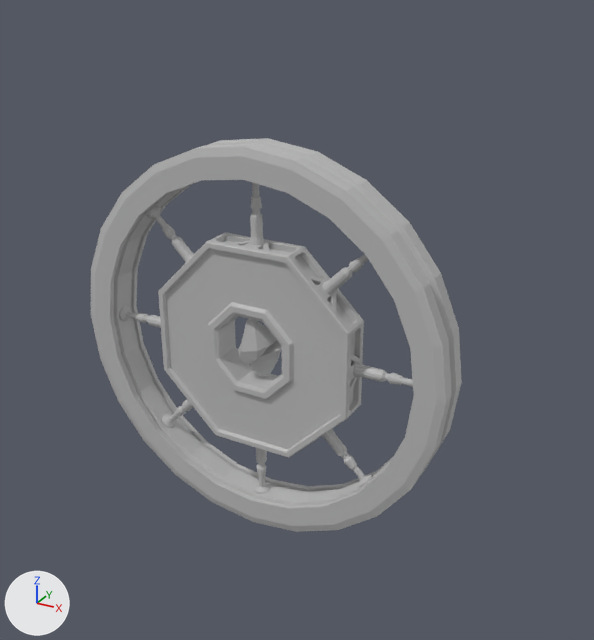
The FBX model Assets/_Game/Art/Entities/Characters/BossAnim/GBE_Boss_DramaticDeath.fbx as it was, and as the next commit left it.
Rendered twice from a 50 mm lens placed at (9.09, -14.65, 15.47), pointed at (0.65, 0.7, 7.8). Lighting does not change. The marker at lower left points along +X, +Y and +Z. Where no turn or scale is listed for an object, it has been applied to the vertices.

The first picture shows 'GBE_Boss_rig:boss_crystal_GEO', 'GBE_Boss_rig:boss_innerRing_GEO', 'GBE_Boss_rig:boss_outerRing_GEO', 'GBE_Boss_rig:boss_outerRing_support_GEO'.
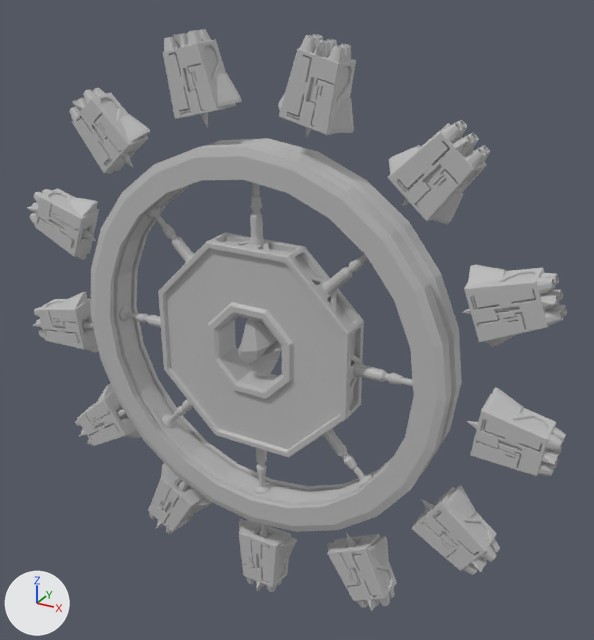
Location of each change, [x1, y1, x2, y2] in pixels of the pictures (594 x 640 px):
'GBE_Boss_rig:boss_weapon_09_GEO', shown
    after: [388, 120, 490, 224]
'GBE_Boss_rig:boss_weapon_10_GEO', shown
    after: [461, 265, 567, 347]
'GBE_Boss_rig:boss_weapon_08_GEO', shown
    after: [278, 34, 356, 138]
'GBE_Boss_rig:boss_weapon_11_GEO', shown
    after: [466, 387, 566, 476]
'GBE_Boss_rig:boss_weapon_07_GEO', shown
    after: [163, 29, 242, 128]
'GBE_Boss_rig:boss_weapon_12_GEO', shown
    after: [412, 485, 500, 575]
'GBE_Boss_rig:boss_weapon_06_GEO', shown
    after: [70, 88, 150, 174]
'GBE_Boss_rig:boss_weapon_13_GEO', shown
    after: [327, 532, 397, 611]
'GBE_Boss_rig:boss_weapon_05_GEO', shown
    after: [27, 188, 99, 260]
'GBE_Boss_rig:boss_weapon_01_GEO', shown
    after: [239, 519, 297, 592]
'GBE_Boss_rig:boss_weapon_04_GEO', shown
    after: [32, 292, 98, 353]
'GBE_Boss_rig:boss_weapon_02_GEO', shown
    after: [148, 463, 212, 534]
'GBE_Boss_rig:boss_weapon_03_GEO', shown
    after: [75, 383, 141, 446]

The change, as a list of edits to the scene's bpy script:
```text
Change ob_gbe_boss_rig_boss_weapon_08_geo:
    remove ob_gbe_boss_rig_boss_weapon_08_geo.hide_viewport = True
    ob_gbe_boss_rig_boss_weapon_08_geo.rotation_euler: (0.0, 0.0, 0.0) -> (1.571, 0.0, 0.0)  # degrees (0, 0, 0) -> degrees (90, 0, 0)
    ob_gbe_boss_rig_boss_weapon_08_geo.scale: (1.0, 1.0, 1.0) -> (0.01, 0.01, 0.01)
Change ob_gbe_boss_rig_boss_weapon_04_geo:
    remove ob_gbe_boss_rig_boss_weapon_04_geo.hide_viewport = True
    ob_gbe_boss_rig_boss_weapon_04_geo.rotation_euler: (0.0, 0.0, 0.0) -> (1.571, 0.0, 0.0)  # degrees (0, 0, 0) -> degrees (90, 0, 0)
    ob_gbe_boss_rig_boss_weapon_04_geo.scale: (1.0, 1.0, 1.0) -> (0.01, 0.01, 0.01)
Change ob_gbe_boss_rig_boss_weapon_11_geo:
    remove ob_gbe_boss_rig_boss_weapon_11_geo.hide_viewport = True
    ob_gbe_boss_rig_boss_weapon_11_geo.rotation_euler: (0.0, 0.0, 0.0) -> (1.571, 0.0, 0.0)  # degrees (0, 0, 0) -> degrees (90, 0, 0)
    ob_gbe_boss_rig_boss_weapon_11_geo.scale: (1.0, 1.0, 1.0) -> (0.01, 0.01, 0.01)
Change ob_gbe_boss_rig_boss_weapon_03_geo:
    remove ob_gbe_boss_rig_boss_weapon_03_geo.hide_viewport = True
    ob_gbe_boss_rig_boss_weapon_03_geo.rotation_euler: (0.0, 0.0, 0.0) -> (1.571, 0.0, 0.0)  # degrees (0, 0, 0) -> degrees (90, 0, 0)
    ob_gbe_boss_rig_boss_weapon_03_geo.scale: (1.0, 1.0, 1.0) -> (0.01, 0.01, 0.01)
Change ob_gbe_boss_rig_boss_weapon_12_geo:
    remove ob_gbe_boss_rig_boss_weapon_12_geo.hide_viewport = True
    ob_gbe_boss_rig_boss_weapon_12_geo.rotation_euler: (0.0, 0.0, 0.0) -> (1.571, 0.0, 0.0)  # degrees (0, 0, 0) -> degrees (90, 0, 0)
    ob_gbe_boss_rig_boss_weapon_12_geo.scale: (1.0, 1.0, 1.0) -> (0.01, 0.01, 0.01)
Change ob_gbe_boss_rig_boss_weapon_07_geo:
    remove ob_gbe_boss_rig_boss_weapon_07_geo.hide_viewport = True
    ob_gbe_boss_rig_boss_weapon_07_geo.rotation_euler: (0.0, 0.0, 0.0) -> (1.571, 0.0, 0.0)  # degrees (0, 0, 0) -> degrees (90, 0, 0)
    ob_gbe_boss_rig_boss_weapon_07_geo.scale: (1.0, 1.0, 1.0) -> (0.01, 0.01, 0.01)
Change ob_gbe_boss_rig_boss_weapon_01_geo:
    remove ob_gbe_boss_rig_boss_weapon_01_geo.hide_viewport = True
    ob_gbe_boss_rig_boss_weapon_01_geo.rotation_euler: (0.0, 0.0, 0.0) -> (1.571, 0.0, 0.0)  # degrees (0, 0, 0) -> degrees (90, 0, 0)
    ob_gbe_boss_rig_boss_weapon_01_geo.scale: (1.0, 1.0, 1.0) -> (0.01, 0.01, 0.01)
Change ob_gbe_boss_rig_boss_weapon_10_geo:
    remove ob_gbe_boss_rig_boss_weapon_10_geo.hide_viewport = True
    ob_gbe_boss_rig_boss_weapon_10_geo.rotation_euler: (0.0, 0.0, 0.0) -> (1.571, 0.0, 0.0)  # degrees (0, 0, 0) -> degrees (90, 0, 0)
    ob_gbe_boss_rig_boss_weapon_10_geo.scale: (1.0, 1.0, 1.0) -> (0.01, 0.01, 0.01)
Change ob_gbe_boss_rig_boss_weapon_09_geo:
    remove ob_gbe_boss_rig_boss_weapon_09_geo.hide_viewport = True
    ob_gbe_boss_rig_boss_weapon_09_geo.rotation_euler: (0.0, 0.0, 0.0) -> (1.571, 0.0, 0.0)  # degrees (0, 0, 0) -> degrees (90, 0, 0)
    ob_gbe_boss_rig_boss_weapon_09_geo.scale: (1.0, 1.0, 1.0) -> (0.01, 0.01, 0.01)
Change ob_gbe_boss_rig_boss_weapon_05_geo:
    remove ob_gbe_boss_rig_boss_weapon_05_geo.hide_viewport = True
    ob_gbe_boss_rig_boss_weapon_05_geo.rotation_euler: (0.0, 0.0, 0.0) -> (1.571, 0.0, 0.0)  # degrees (0, 0, 0) -> degrees (90, 0, 0)
    ob_gbe_boss_rig_boss_weapon_05_geo.scale: (1.0, 1.0, 1.0) -> (0.01, 0.01, 0.01)
Change ob_gbe_boss_rig_boss_weapon_13_geo:
    remove ob_gbe_boss_rig_boss_weapon_13_geo.hide_viewport = True
    ob_gbe_boss_rig_boss_weapon_13_geo.rotation_euler: (0.0, 0.0, 0.0) -> (1.571, 0.0, 0.0)  # degrees (0, 0, 0) -> degrees (90, 0, 0)
    ob_gbe_boss_rig_boss_weapon_13_geo.scale: (1.0, 1.0, 1.0) -> (0.01, 0.01, 0.01)
Change ob_gbe_boss_rig_boss_weapon_02_geo:
    remove ob_gbe_boss_rig_boss_weapon_02_geo.hide_viewport = True
    ob_gbe_boss_rig_boss_weapon_02_geo.rotation_euler: (0.0, 0.0, 0.0) -> (1.571, 0.0, 0.0)  # degrees (0, 0, 0) -> degrees (90, 0, 0)
    ob_gbe_boss_rig_boss_weapon_02_geo.scale: (1.0, 1.0, 1.0) -> (0.01, 0.01, 0.01)
Change ob_gbe_boss_rig_boss_weapon_06_geo:
    remove ob_gbe_boss_rig_boss_weapon_06_geo.hide_viewport = True
    ob_gbe_boss_rig_boss_weapon_06_geo.rotation_euler: (0.0, 0.0, 0.0) -> (1.571, 0.0, 0.0)  # degrees (0, 0, 0) -> degrees (90, 0, 0)
    ob_gbe_boss_rig_boss_weapon_06_geo.scale: (1.0, 1.0, 1.0) -> (0.01, 0.01, 0.01)
```
